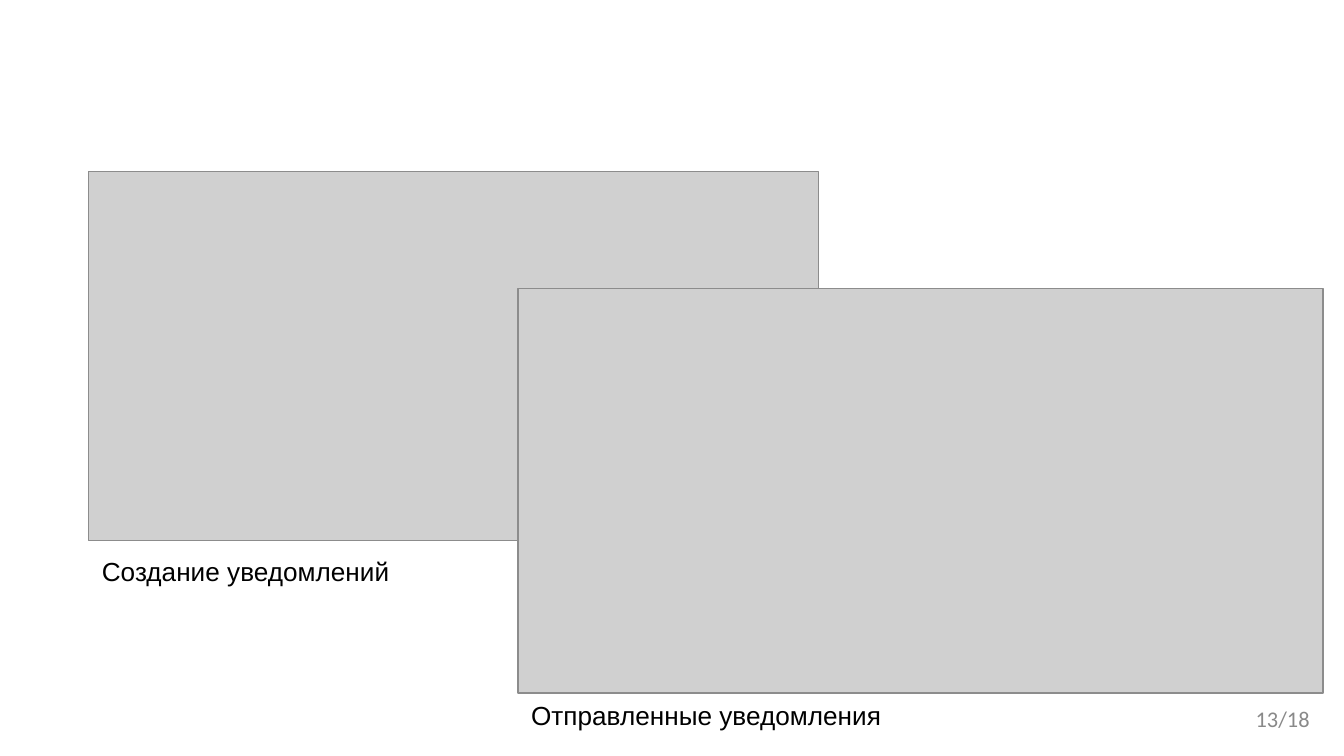
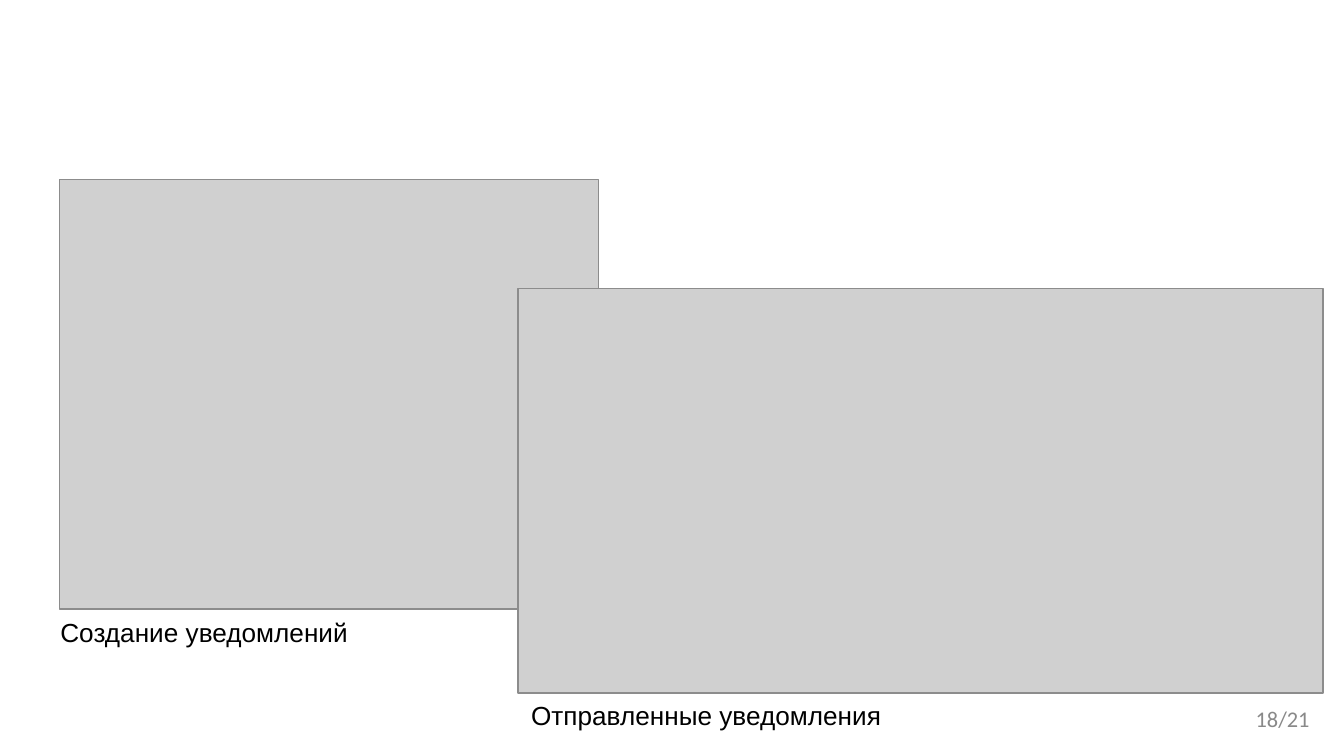
Before and after one commit to VladMexon/DiplomaProject, a slide deck: slide 18 of РИС-20-2б-Мехоношин-ВА-ПП.pptx (slide 13 before the commit). Drawn at 1344x756 pixels with LibreOffice and Linux fonts; fonts in the diff are those of the drawing; grey boxes stand for pictures; background and template pictures are left out. Boxes give left, top, right and bottom in pixels: in the first picture for what was removed or moved away, otherwise in the second. Text is boxed around its words. In the diff, an @@ line names an element or a change of style, - is before the commit and + after.

```diff
--- a/РИС-20-2б-Мехоношин-ВА-ПП.pptx
+++ b/РИС-20-2б-Мехоношин-ВА-ПП.pptx
@@ picture: place and size @@
-picture at (89, 172, 818, 542)
+picture at (59, 180, 598, 610)
@@ text "Создание уведомлений": place and size @@
-text "Создание уведомлений" at (102, 561, 389, 587)
+text "Создание уведомлений" at (60, 622, 348, 647)
@@ page number at (1256, 711, 1310, 728): text changed @@
-13/18
+18/21
```
Also in this commit, not shown: 13 other slides changed, 5 slides added, 10 other files.
